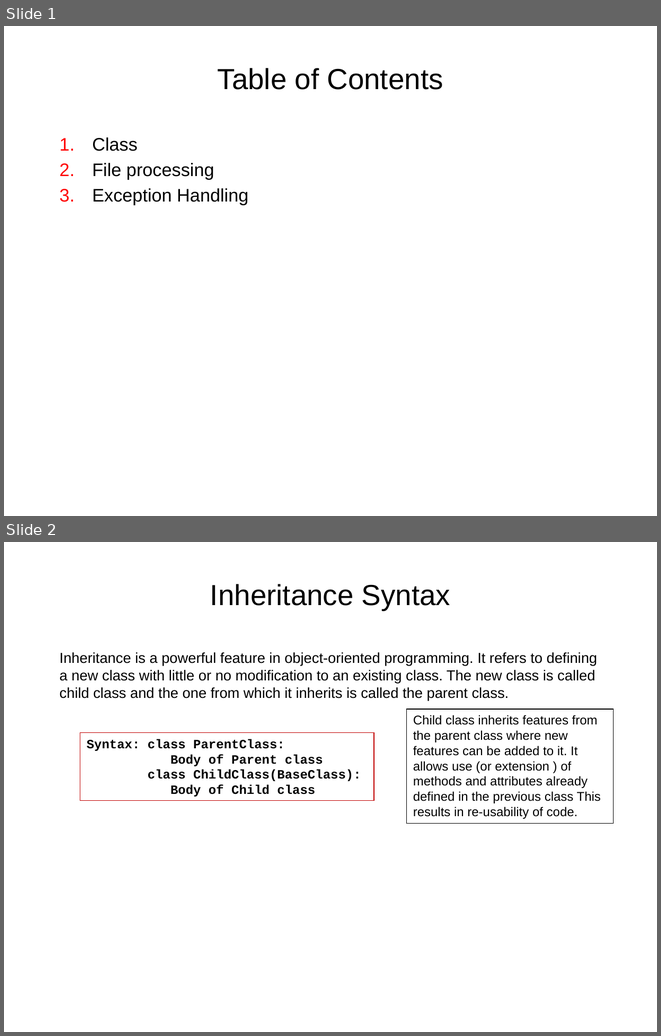
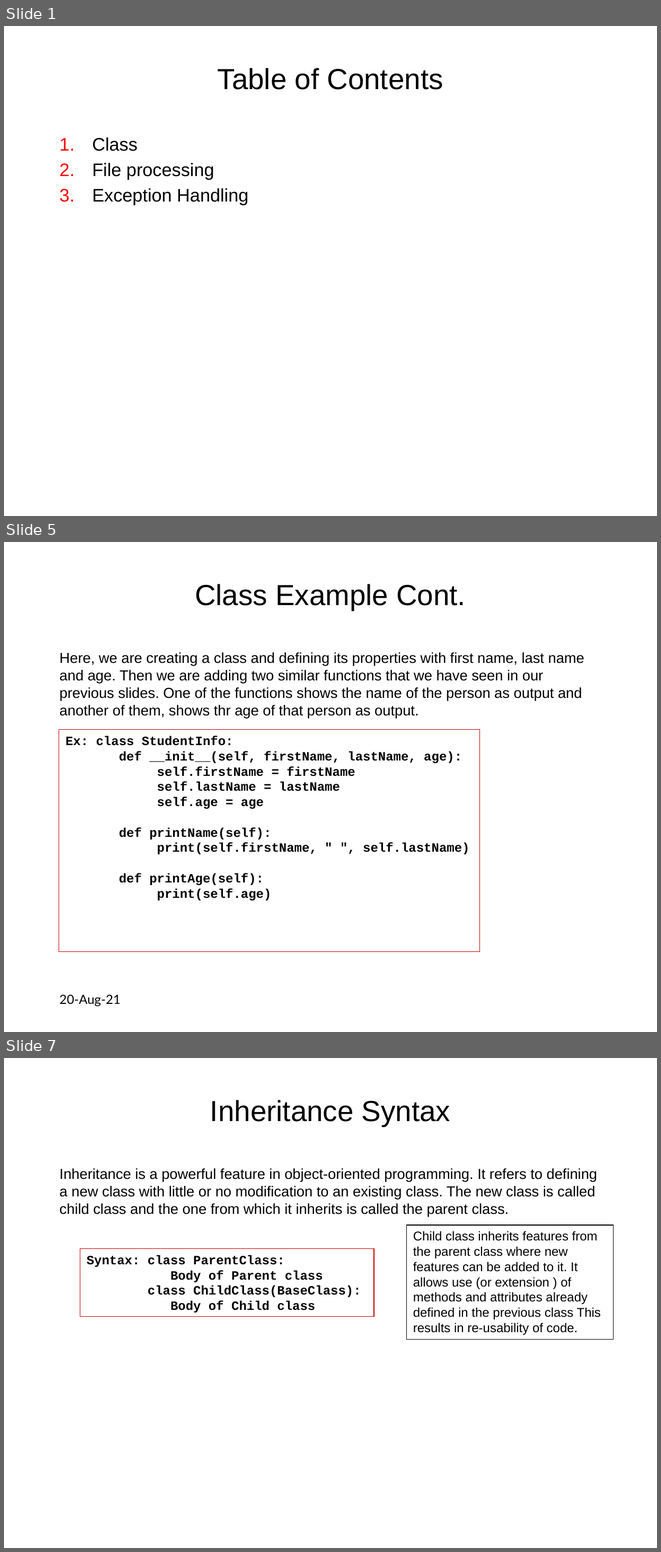
Before and after one commit to dia1128/AIandDataScienceWorkshopwithPython, a slide deck: Week1/03-python - class, file, exception.pptx. Shown one above the other, each under a label of ours: slides 1 and 2 before the commit, slides 1, 5 and 7 after it; the slides between them are not shown. The pictures are 661x1036 and 661x1552 pixels, drawn with LibreOffice and Linux fonts; fonts in the diff are those of the drawing. Boxes give left, top, right and bottom in pixels: in the first picture for what was removed or moved away, otherwise in the second. Text is boxed around its words. In the diff, an @@ line names an element or a change of style, - is before the commit and + after.

Commit message:
contents of class are added

```diff
--- a/Week1/03-python - class, file, exception.pptx
+++ b/Week1/03-python - class, file, exception.pptx
@@ slide 5 added at <box>4,542,657,1032</box>, background #FFFFFF @@
@@ title added at <box>195,584,466,610</box>, 32 pt, text #000000 @@
+Class Example Cont.
@@ text added at <box>60,652,584,718</box>, 16 pt, text #000000 @@
+Here, we are creating a class and defining its properties with first name, last name and age. Then we are adding two similar functions that we have seen in our previous slides. One of the functions shows the name of the person as output and another of them, shows thr age of that person as output.
@@ rectangle added at <box>59,730,479,951</box>, outline #C00000 0.75 pt, 14 pt, text #000000, bold @@
+Ex: class StudentInfo:
+def __init__(self, firstName, lastName, age):
+self.firstName = firstName
+self.lastName = lastName
+self.age = age
+def printName(self):
+print(self.firstName, " ", self.lastName)
+def printAge(self):
+print(self.age)
@@ text added at <box>60,994,121,1006</box>, 14 pt, text #000000 @@
+20-Aug-21
@@ what was slide 2 is now slide 7 @@
```
Also in this commit, not shown: 4 other slides added.
